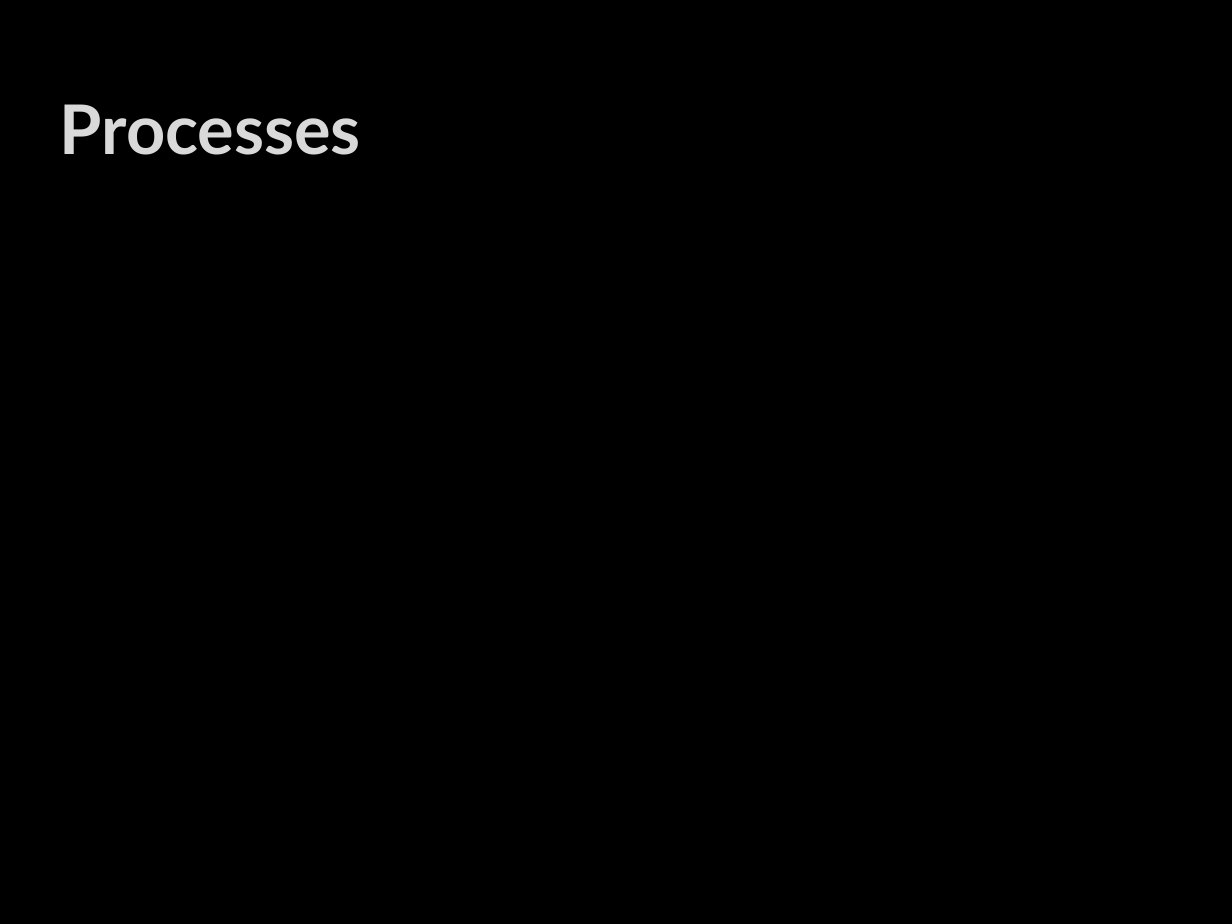
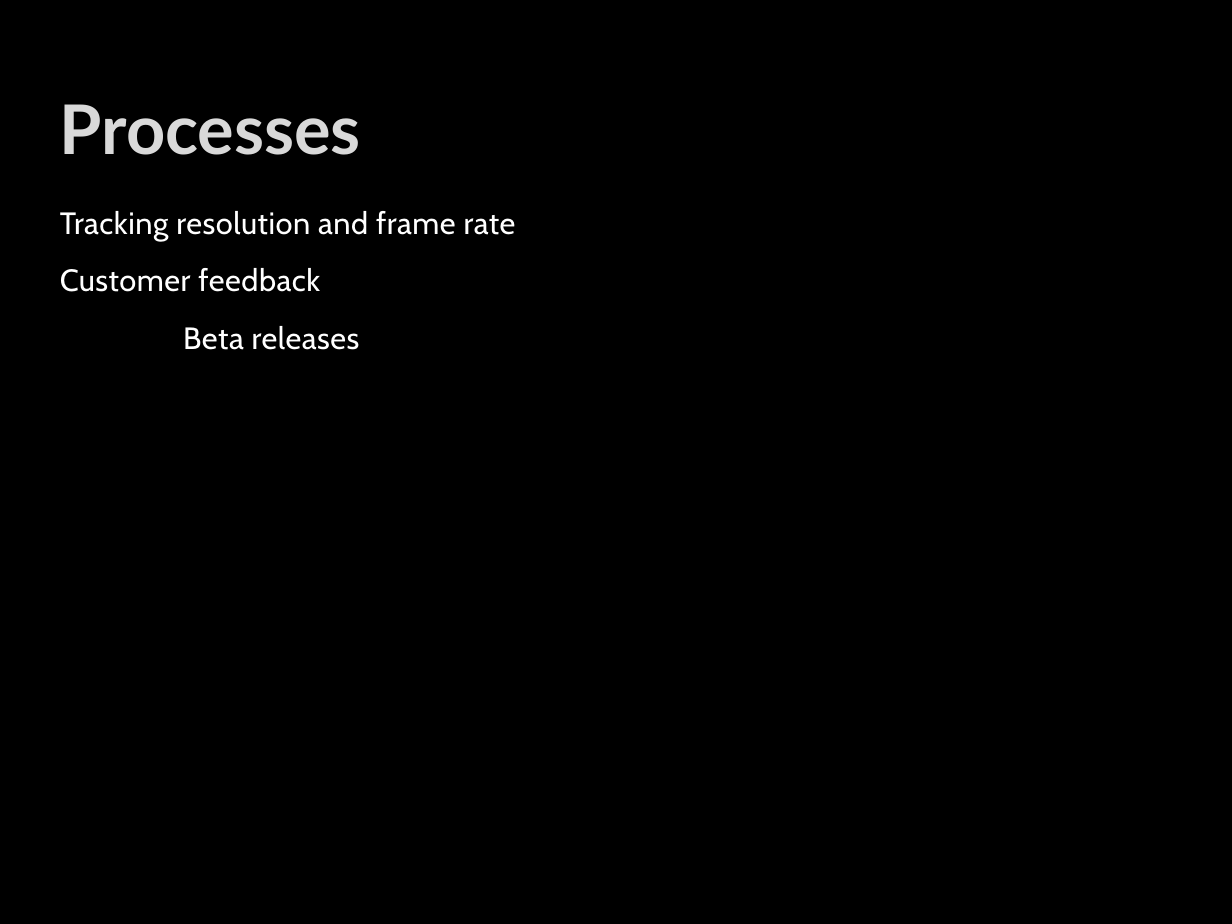
Before and after one commit to JohnMacAslan/pokemon, a slide deck: slide 4 of DomainTrack/Domain Track Presentation.pptx. Drawn at 1232x924 pixels with LibreOffice and Linux fonts; fonts in the diff are those of the drawing; background and template pictures are left out. Boxes give left, top, right and bottom in pixels: in the first picture for what was removed or moved away, otherwise in the second. Text is boxed around its words. In the diff, an @@ line names an element or a change of style, - is before the commit and + after.

```diff
--- a/DomainTrack/Domain Track Presentation.pptx
+++ b/DomainTrack/Domain Track Presentation.pptx
@@ text added at [60,211,516,350], 18 pt, text #FFFFFF @@
+Tracking resolution and frame rate
+Customer feedback
+Beta releases
```
Also in this commit, not shown: 4 other slides changed, 3 other files.
